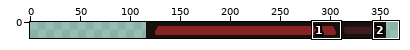
One commit to this pixel-art file: Sprites/chao.aseprite. Above, an overview of the earlier version with the close-up marked.
Close-up. As it was:
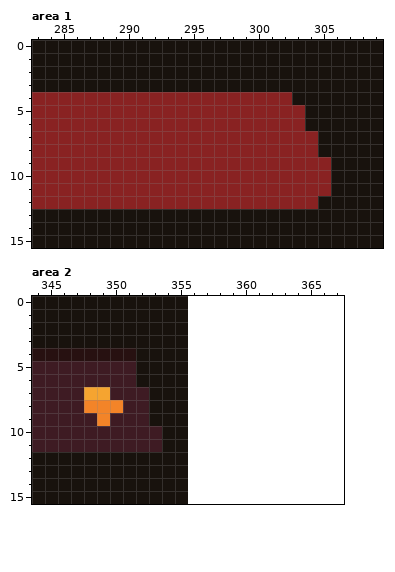
240x16 pixels, 1 frame. Shown: area 1: x 283..309, y 0..15; area 2: x 344..367, y 0..15. The old version is drawn lined up with the new one, on the new canvas. The commit also changed other parts of the picture, which this record leaves out.
Now the later version:
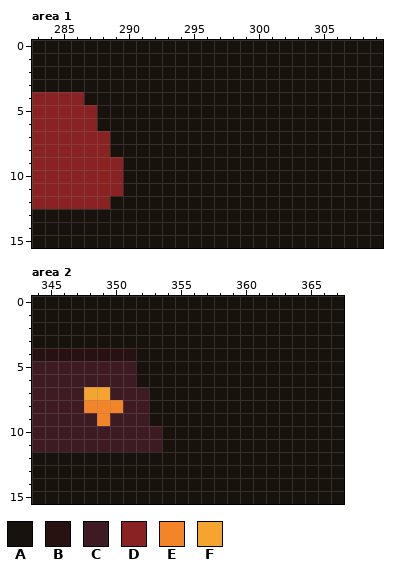
Palette (. is transparent): A #18120d  B #271111  C #3e1b23  D #892222  E #f38428  F #f5a430
The edit:
canvas 240x16 -> 368x16, the old top-left corner now at 116,0
Area 1:
The edit turns colour D into colour A in row 4 at x 287 to 302; in rows 5 to 6 at x 288 to 303; in rows 7 to 8 at x 289 to 304; in rows 9 to 11 at x 290 to 305; in row 12 at x 289 to 304.
Area 2:
There is now colour A in rows 0 to 15 at x 356 to 367.
Changed places in both close-ups, as pixel boxes (x1, y1, x2, y2):
changed: (84, 92, 331, 209)
added: (188, 296, 344, 504)
